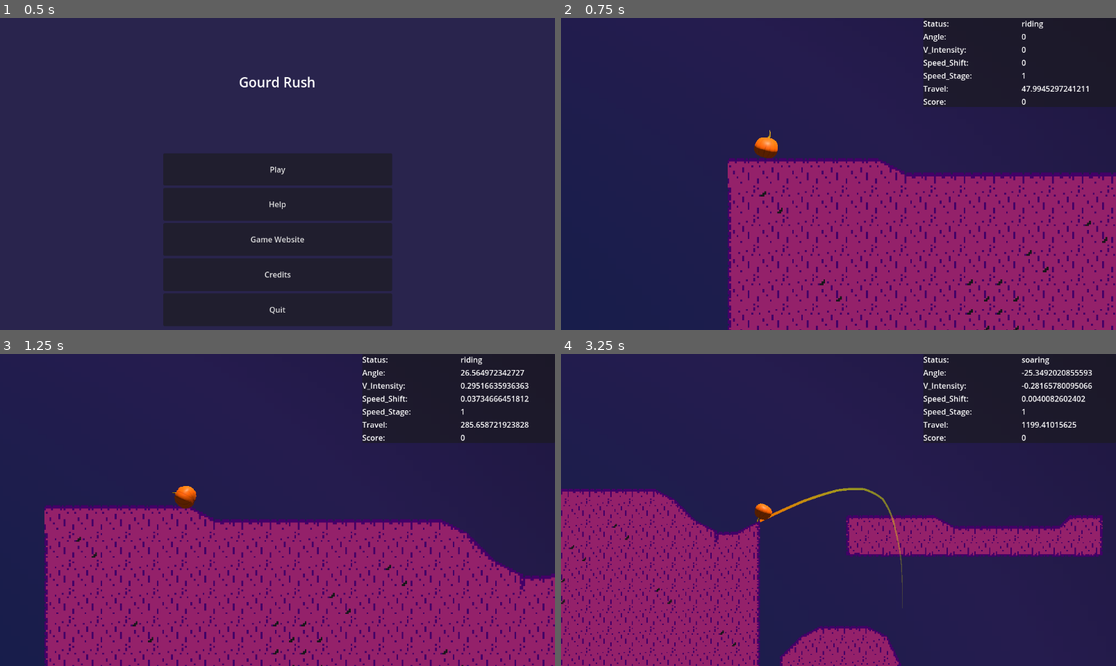
Above: before the commit, frames 1-4 (two rows, left to right).
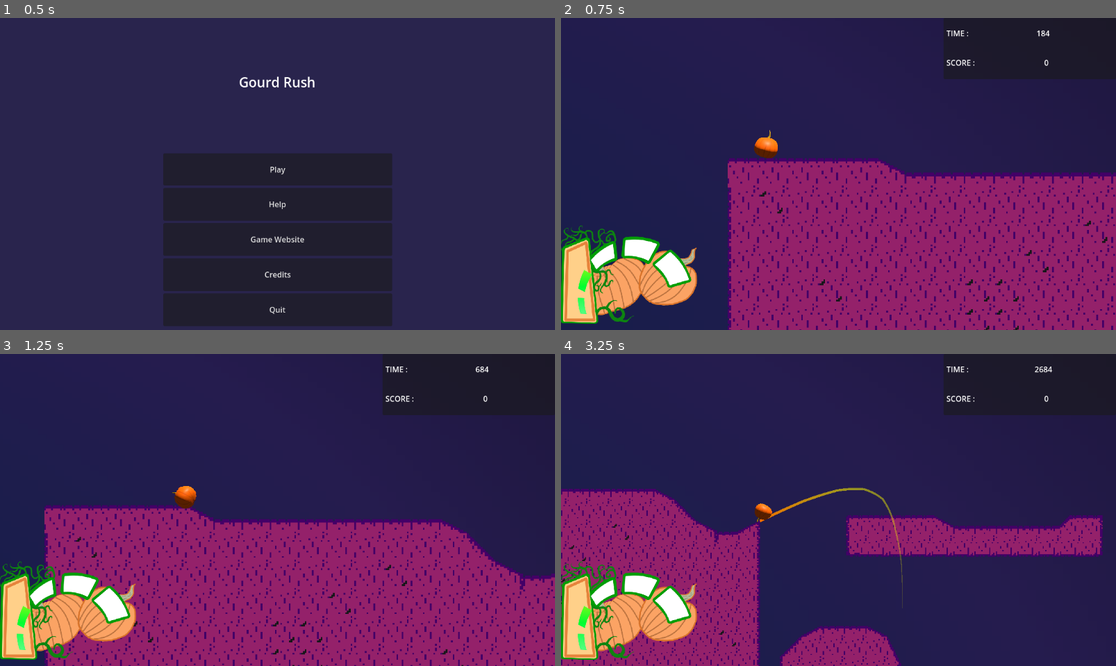
Above: after the commit, the same moments.

Repository: LettucePie/gwj-62-harvest
Game: Godot game, scene res://Play.tscn
The game is run twice, just before and just after one commit, with the same random seed, the same clock (stepped at 60 frames per second) and the same inputs.
Inputs:
- Up to frame 1 (0.5 s): no input
- Up to frame 2 (0.75 s): click "Play" at 0.5 s
- Up to frame 3 (1.25 s): no input
- Up to frame 4 (3.25 s): hold Up (ui_up) 1.28-2.03 s; hold Down (ui_down) 2.03-2.78 s; hold Up (ui_up) from 2.78 s (still down)

Frame 1 is identical in both runs. In frame 2, 9.2% of the frame differs, in the area x 0-100%, y 0-98%; in frame 3, 9.6%; in frame 4, 9.7%.

Commit message:
Added base gui to gameplay, need to fix brakes

Diff:
--- a/gameplay/ui/testing_ui.gd
+++ b/gameplay/ui/testing_ui.gd
@@ -9,10 +9,10 @@
 	player = get_tree().get_nodes_in_group("player")[0]
 
 
-# Called every frame. 'delta' is the elapsed time since the previous frame.
 func _process(delta):
 	if player != null and stage != null:
 		update_labels()
+
 
 func update_labels():
 	$Panel/VBoxContainer/status_container/status.text = str(player.status)
--- a/levels/level_1.tscn
+++ b/levels/level_1.tscn
@@ -1,7 +1,7 @@
 [gd_scene load_steps=3 format=3 uid="uid://dqfqc1g82b7hh"]
 
 [ext_resource type="PackedScene" uid="uid://camrsd16j3ihy" path="res://levels/stage_1.tscn" id="1_nejat"]
-[ext_resource type="PackedScene" uid="uid://cw6hjpk8bxtcm" path="res://gameplay/ui/testing_ui.tscn" id="2_d2hw8"]
+[ext_resource type="PackedScene" uid="uid://bvdj1sdrxhikw" path="res://menus/gui.tscn" id="3_k315o"]
 
 [node name="level_1" type="Node"]
 
@@ -9,4 +9,4 @@
 
 [node name="CanvasLayer" type="CanvasLayer" parent="."]
 
-[node name="testing_ui" parent="CanvasLayer" instance=ExtResource("2_d2hw8")]
+[node name="gui" parent="CanvasLayer" instance=ExtResource("3_k315o")]
--- /dev/null
+++ b/menus/gui.gd
@@ -0,0 +1,34 @@
+extends Control
+
+
+var stage : Stage
+var player : Player
+
+var playing : bool = true
+var speedometer : Array = [10, 25, 45, 75, 100]
+
+func _ready():
+	$results_panel.hide()
+	$ready_panel.hide()
+	stage = get_tree().get_nodes_in_group("stage")[0]
+	player = get_tree().get_nodes_in_group("player")[0]
+
+
+func _process(delta):
+	if player != null and stage != null:
+		update_labels()
+
+
+func update_labels():
+	if playing:
+		$Panel/VBoxContainer/time_container/time.text = str(Time.get_ticks_msec() - stage.start_time)
+		$Panel/VBoxContainer/score_container/score.text = str(stage.score)
+		$TextureRect/speedometer.value = speedometer[player.speed_stage]
+		$TextureRect/momentum.value = player.speed_shift
+#	$Panel/VBoxContainer/status_container/status.text = str(player.status)
+#	$Panel/VBoxContainer/angle_container/angle.text = str(rad_to_deg(player.angle))
+#	$Panel/VBoxContainer/vert_container/vert.text = str(player.vert_intensity)
+#	$Panel/VBoxContainer/speed_shift/speed.text = str(player.speed_shift)
+#	$Panel/VBoxContainer/speed_stage/stage.text = str(player.speed_stage)
+#	$Panel/VBoxContainer/travel_dist/travel.text = str(stage.travel)
+#	$Panel/VBoxContainer/score_total/score.text = str(stage.score)
--- a/menus/gui.tscn
+++ b/menus/gui.tscn
@@ -1,23 +1,13 @@
 [gd_scene load_steps=8 format=3 uid="uid://bvdj1sdrxhikw"]
 
 [ext_resource type="Texture2D" uid="uid://co5a8mgebg377" path="res://art/ui/speedometer_white.png" id="1_jte6h"]
+[ext_resource type="Script" path="res://menus/gui.gd" id="1_n7c1k"]
+[ext_resource type="Texture2D" uid="uid://bongun263mo2t" path="res://art/ui/pumpkins_1_trim.png" id="1_pt17n"]
 [ext_resource type="Texture2D" uid="uid://bl0lawk161hxv" path="res://art/ui/momentum_back.png" id="1_ttyen"]
 [ext_resource type="Texture2D" uid="uid://b7h8u24fqy2ny" path="res://art/ui/momentum_fill.png" id="2_sh3do"]
 [ext_resource type="Texture2D" uid="uid://dx6bgirlxq67j" path="res://art/ui/speedometer_color.png" id="2_wyucv"]
 [ext_resource type="Texture2D" uid="uid://hmgxfcyhhckg" path="res://art/ui/momentum_trim.png" id="3_ke33s"]
 
-[sub_resource type="Gradient" id="Gradient_qhc14"]
-offsets = PackedFloat32Array(0, 0.583643, 1)
-colors = PackedColorArray(0, 0, 0, 0.772549, 0, 0, 0, 0, 0, 0, 0, 0.0941176)
-
-[sub_resource type="GradientTexture2D" id="GradientTexture2D_ms03t"]
-gradient = SubResource("Gradient_qhc14")
-width = 256
-height = 256
-fill = 1
-fill_from = Vector2(0, 1)
-fill_to = Vector2(0.423077, 0.504274)
-
 [node name="gui" type="Control"]
 layout_mode = 3
 anchors_preset = 15
@@ -25,6 +15,7 @@
 anchor_bottom = 1.0
 grow_horizontal = 2
 grow_vertical = 2
+script = ExtResource("1_n7c1k")
 
 [node name="TextureRect" type="TextureRect" parent="."]
 layout_mode = 1
@@ -35,7 +26,9 @@
 offset_right = 300.0
 offset_bottom = 53.0
 grow_vertical = 0
-texture = SubResource("GradientTexture2D_ms03t")
+texture = ExtResource("1_pt17n")
+expand_mode = 1
+stretch_mode = 5
 
 [node name="momentum" type="TextureProgressBar" parent="TextureRect"]
 layout_mode = 1
@@ -44,7 +37,9 @@
 anchor_bottom = 1.0
 grow_horizontal = 2
 grow_vertical = 2
-value = 50.0
+max_value = 4.0
+step = 0.05
+value = 4.0
 fill_mode = 3
 nine_patch_stretch = true
 texture_under = ExtResource("1_ttyen")
@@ -67,10 +62,161 @@
 anchor_bottom = 1.0
 grow_horizontal = 2
 grow_vertical = 2
-value = 100.0
+value = 75.0
 fill_mode = 4
 nine_patch_stretch = true
 texture_under = ExtResource("1_jte6h")
 texture_progress = ExtResource("2_wyucv")
 radial_initial_angle = 235.4
 radial_fill_degrees = 221.6
+
+[node name="Panel" type="Panel" parent="."]
+layout_mode = 1
+anchors_preset = -1
+anchor_left = 0.689
+anchor_right = 1.0
+anchor_bottom = 0.196
+offset_left = 0.271973
+offset_bottom = -0.00800323
+grow_horizontal = 0
+
+[node name="VBoxContainer" type="VBoxContainer" parent="Panel"]
+layout_mode = 1
+anchors_preset = 15
+anchor_right = 1.0
+anchor_bottom = 1.0
+offset_left = 6.0
+offset_top = 4.0
+offset_right = -4.0
+offset_bottom = -5.0
+grow_horizontal = 2
+grow_vertical = 2
+
+[node name="time_container" type="HBoxContainer" parent="Panel/VBoxContainer"]
+layout_mode = 2
+size_flags_vertical = 3
+
+[node name="time_label" type="Label" parent="Panel/VBoxContainer/time_container"]
+layout_mode = 2
+text = "TIME : "
+vertical_alignment = 1
+
+[node name="time" type="Label" parent="Panel/VBoxContainer/time_container"]
+layout_mode = 2
+size_flags_horizontal = 7
+text = "00:00:00"
+horizontal_alignment = 1
+vertical_alignment = 1
+
+[node name="score_container" type="HBoxContainer" parent="Panel/VBoxContainer"]
+layout_mode = 2
+size_flags_vertical = 3
+
+[node name="score_label" type="Label" parent="Panel/VBoxContainer/score_container"]
+layout_mode = 2
+text = "SCORE : "
+vertical_alignment = 1
+
+[node name="score" type="Label" parent="Panel/VBoxContainer/score_container"]
+layout_mode = 2
+size_flags_horizontal = 7
+text = "000"
+horizontal_alignment = 1
+vertical_alignment = 1
+
+[node name="results_panel" type="Panel" parent="."]
+layout_mode = 1
+anchors_preset = -1
+anchor_left = 0.169
+anchor_top = 0.111
+anchor_right = 0.831
+anchor_bottom = 0.566
+offset_left = 0.311981
+offset_top = 0.071991
+offset_right = -0.312012
+offset_bottom = 0.231964
+grow_horizontal = 2
+grow_vertical = 2
+
+[node name="VBoxContainer" type="VBoxContainer" parent="results_panel"]
+layout_mode = 1
+anchors_preset = 15
+anchor_right = 1.0
+anchor_bottom = 1.0
+offset_left = 7.0
+offset_top = 4.0
+offset_right = -7.0
+offset_bottom = -7.0
+grow_horizontal = 2
+grow_vertical = 2
+
+[node name="Label" type="Label" parent="results_panel/VBoxContainer"]
+layout_mode = 2
+size_flags_vertical = 7
+size_flags_stretch_ratio = 1.53
+text = "RESULTS"
+horizontal_alignment = 1
+vertical_alignment = 1
+
+[node name="time_container" type="HBoxContainer" parent="results_panel/VBoxContainer"]
+layout_mode = 2
+size_flags_vertical = 7
+
+[node name="Label" type="Label" parent="results_panel/VBoxContainer/time_container"]
+layout_mode = 2
+size_flags_horizontal = 7
+text = "TIME"
+horizontal_alignment = 1
+vertical_alignment = 1
+
+[node name="time_result" type="Label" parent="results_panel/VBoxContainer/time_container"]
+layout_mode = 2
+size_flags_horizontal = 7
+text = "TIME"
+horizontal_alignment = 1
+vertical_alignment = 1
+
+[node name="score_container" type="HBoxContainer" parent="results_panel/VBoxContainer"]
+layout_mode = 2
+size_flags_vertical = 7
+
+[node name="Label" type="Label" parent="results_panel/VBoxContainer/score_container"]
+layout_mode = 2
+size_flags_horizontal = 7
+text = "SCORE"
+horizontal_alignment = 1
+vertical_alignment = 1
+
+[node name="score_result" type="Label" parent="results_panel/VBoxContainer/score_container"]
+layout_mode = 2
+size_flags_horizontal = 7
+text = "TIME"
+horizontal_alignment = 1
+vertical_alignment = 1
+
+[node name="travel_container" type="HBoxContainer" parent="results_panel/VBoxContainer"]
+layout_mode = 2
+size_flags_vertical = 7
+
+[node name="Label" type="Label" parent="results_panel/VBoxContainer/travel_container"]
+layout_mode = 2
+size_flags_horizontal = 7
+text = "TRAVEL"
+horizontal_alignment = 1
+vertical_alignment = 1
+
+[node name="travel_result" type="Label" parent="results_panel/VBoxContainer/travel_container"]
+layout_mode = 2
+size_flags_horizontal = 7
+text = "TIME"
+horizontal_alignment = 1
+vertical_alignment = 1
+
+[node name="results_finish" type="Button" parent="results_panel/VBoxContainer"]
+layout_mode = 2
+text = "Cool!"
+
+[node name="ready_panel" type="Panel" parent="."]
+layout_mode = 0
+offset_right = 40.0
+offset_bottom = 40.0
Not shown, added: art/ui/pumpkins_1.png.import
Binary file added: art/ui/pumpkins_1_trim.png
Not shown, added: art/ui/pumpkins_1_trim.png.import
Not shown, changed: art/ui/speedometer.kra
Not shown, changed: art/ui/speedometer.kra~
